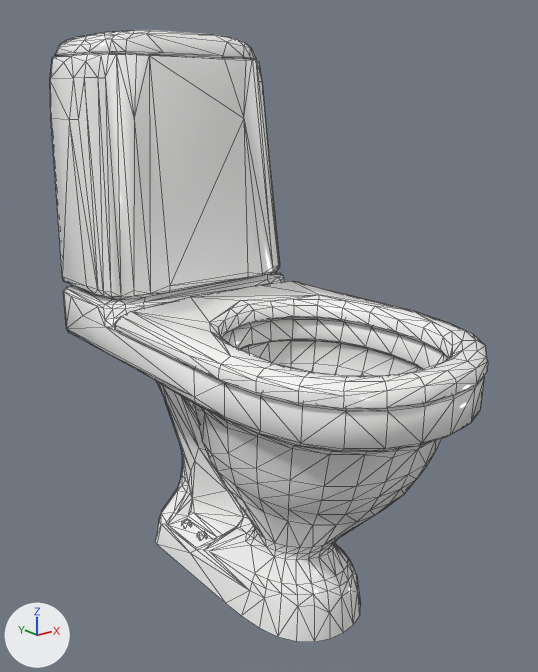
Renders of the glTF model public/look/home/models/wc_floor.low.glb from each side of a commit.
Before and after are seen from a 50 mm lens placed at (-0.701, -0.871, 0.792), pointed at (-0.004, 0.001, 0.444). Arrows for +X, +Y and +Z are at lower left; the lights stay in place. The older version comes first. Mesh edges are drawn as thin lines. Where no turn or scale is listed for an object, it has been applied to the vertices.

Names of what the first picture shows: 'pan', 'seat'.
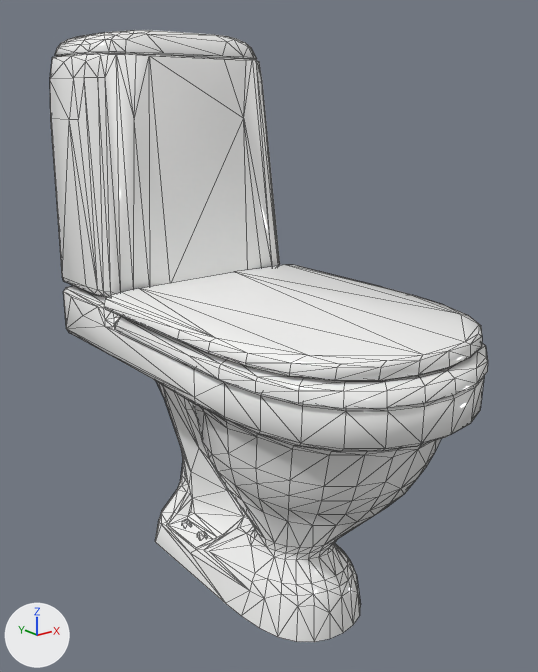
Location of each change, (x1, y1, x2, y2) in pixels of the pictures (538 x 672 px):
```json
{"object": "lid", "change": "added", "after": [104, 265, 482, 381]}
{"object": "seat", "change": "reshaped", "before": [114, 281, 488, 539], "after": [114, 316, 488, 539]}
{"part": 1, "of": "me_pan", "change": "built on", "before": [103, 56, 425, 603], "after": [106, 317, 230, 492], "on screen": "mostly hidden afterwards"}
{"part": 2, "of": "me_pan", "change": "cut back", "before": [159, 39, 256, 59], "after": [214, 34, 254, 58]}
{"part": 3, "of": "me_seat", "change": "built on", "before": [221, 341, 486, 408], "after": [221, 352, 486, 408]}
```

Scene script edits in JSON lines:
```json
{"block": "me_pan", "where": "# used by ob_pan; location = (0.0, 0.001, 0.451)"}
{"op": "remove", "block": "me_pan", "code": "me_pan.from_pydata(...)  # 1153 vertices, 2283 faces; spans x -0.19..0.19, y -0.355..0.355, z -0.451..0.451"}
{"op": "add", "block": "me_pan", "code": "me_pan.from_pydata(...)  # 1084 vertices, 2146 faces; spans x -0.19..0.19, y -0.355..0.355, z -0.451..0.451"}
{"block": "me_pan", "change": "me_pan part 1: 1 vertex moved from x 0.085, y 0.223, z -0.394 to x 0.08, y 0.229, z -0.393; 73 vertices removed from x -0.185..0.184, y -0.291..0.353, z -0.451..0.054; 13 vertices added at x -0.183..0.186, y 0.069..0.354, z -0.345..0.054"}
{"block": "me_pan", "change": "me_pan part 2: 13 vertices removed from x -0.159..0.166, y 0.2..0.354, z 0.402..0.45; 4 vertices added at x -0.148..0.123, y 0.216..0.354, z 0.41..0.444"}
{"block": "me_seat", "where": "# used by ob_seat; location = (0.0, -0.088, 0.265)"}
{"op": "remove", "block": "me_seat", "code": "me_seat.from_pydata(...)  # 199 vertices, 315 faces; spans x -0.199..0.199, y -0.267..0.267, z -0.219..0.219"}
{"op": "add", "block": "me_seat", "code": "me_seat.from_pydata(...)  # 190 vertices, 297 faces; spans x -0.199..0.199, y -0.267..0.267, z -0.219..0.219"}
{"block": "me_seat", "change": "me_seat part 3"}
{"block": "me_seat", "change": "6 vertices are removed from x -0.169..0.185, y -0.267..-0.109, z 0.205..0.217"}
{"block": "me_seat", "change": "35 faces are deleted"}
{"block": "me_seat", "change": "23 new faces join them"}
{"block": "me_seat", "change": "other edits to the shape of me_seat do not show in these pictures"}
{"op": "add", "block": "me_lid", "code": ["me_lid = bpy.data.meshes.new('lid')", "me_lid.from_pydata(...)  # 88 vertices, 155 faces; spans x -0.2..0.2, y -0.255..0.255, z -0.013..0.013", "me_lid.materials.append(mat_pan)  # white #f8f8f7"]}
{"op": "add", "block": "ob_lid", "code": ["ob_lid = bpy.data.objects.new('lid', me_lid)", "ob_lid.location = (0.0, -0.088, 0.497)"]}
```
